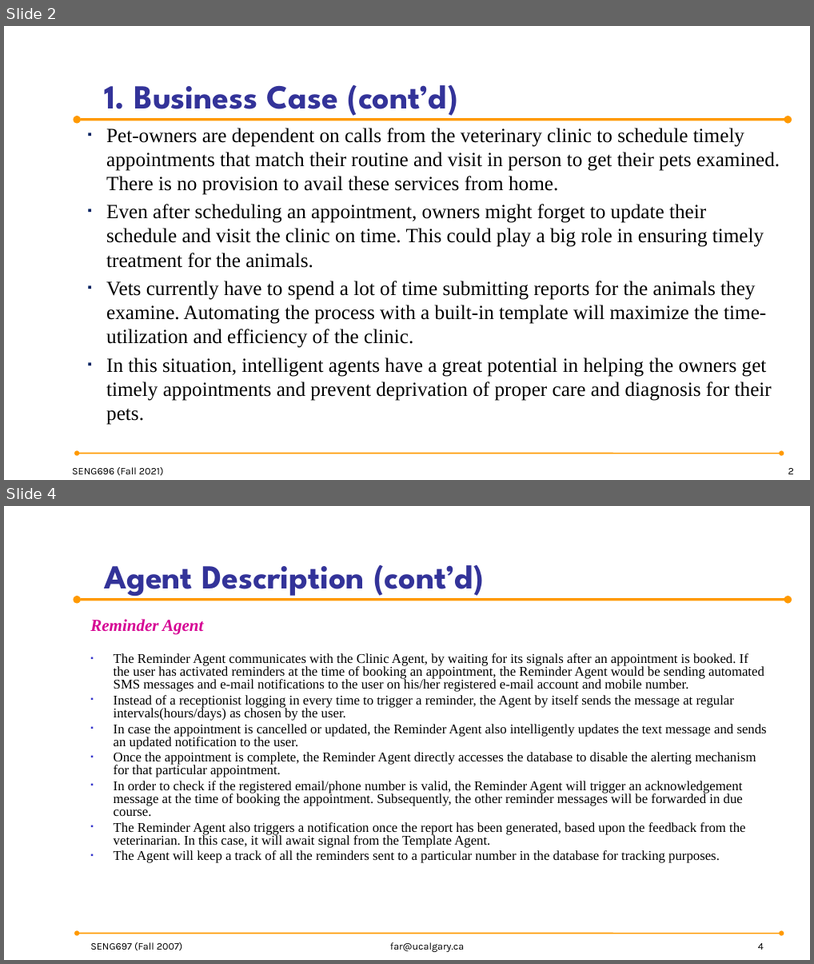
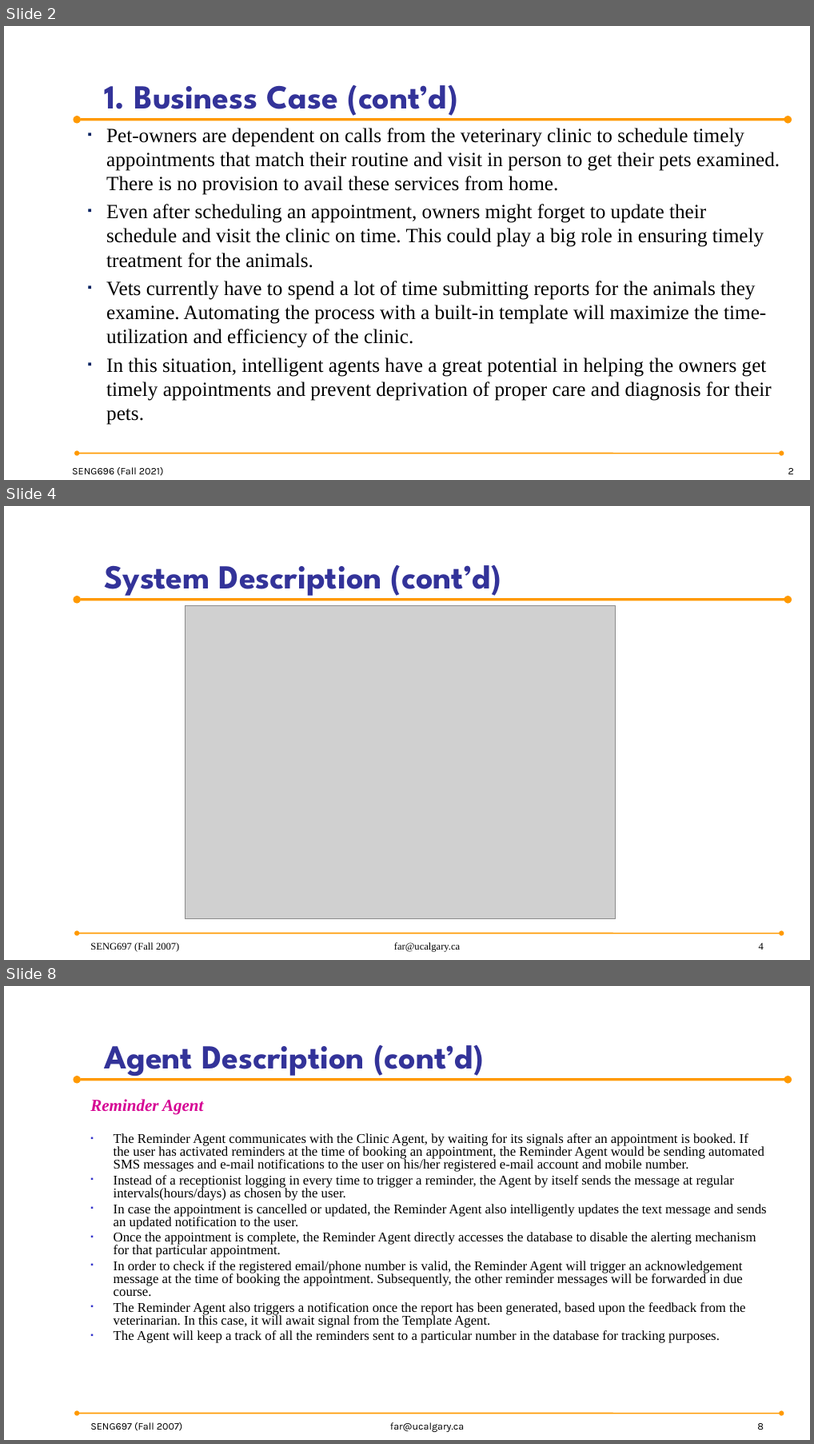
Before and after one commit to anish30145784/SENG696_GroupD, a slide deck: GroupD_ProjectPresentation.pptx. Shown one above the other, each under a label of ours: slides 2 and 4 before the commit, slides 2, 4 and 8 after it; the slides between them are not shown. The pictures are 814x964 and 814x1444 pixels, drawn with LibreOffice and Linux fonts; fonts in the diff are those of the drawing; grey boxes stand for pictures; background and template pictures are left out. Boxes give left, top, right and bottom in pixels: in the first picture for what was removed or moved away, otherwise in the second. Text is boxed around its words. In the diff, an @@ line names an element or a change of style, - is before the commit and + after.

```diff
--- a/GroupD_ProjectPresentation.pptx
+++ b/GroupD_ProjectPresentation.pptx
@@ slide 4 added at (4,506,810,960), background picture (left out); not listed: 2 template elements that a slide beside it also shows @@
@@ title added at (104,564,502,599), 40 pt, text #333399, bold @@
+System Description (cont’d)
@@ picture added at (185,606,616,919) @@
@@ text added at (90,942,179,952), 12 pt, text #000000 @@
+SENG697 (Fall 2007)
@@ text added at (394,942,460,952), 12 pt, text #000000 @@
+far@ucalgary.ca
@@ page number added at (759,943,764,949), 12 pt, text #000000 @@
+4
@@ what was slide 4 is now slide 8 @@
@@ page number at (758,1423,764,1429): text changed @@
-4
+8
```
Also in this commit, not shown: 7 other slides added.
